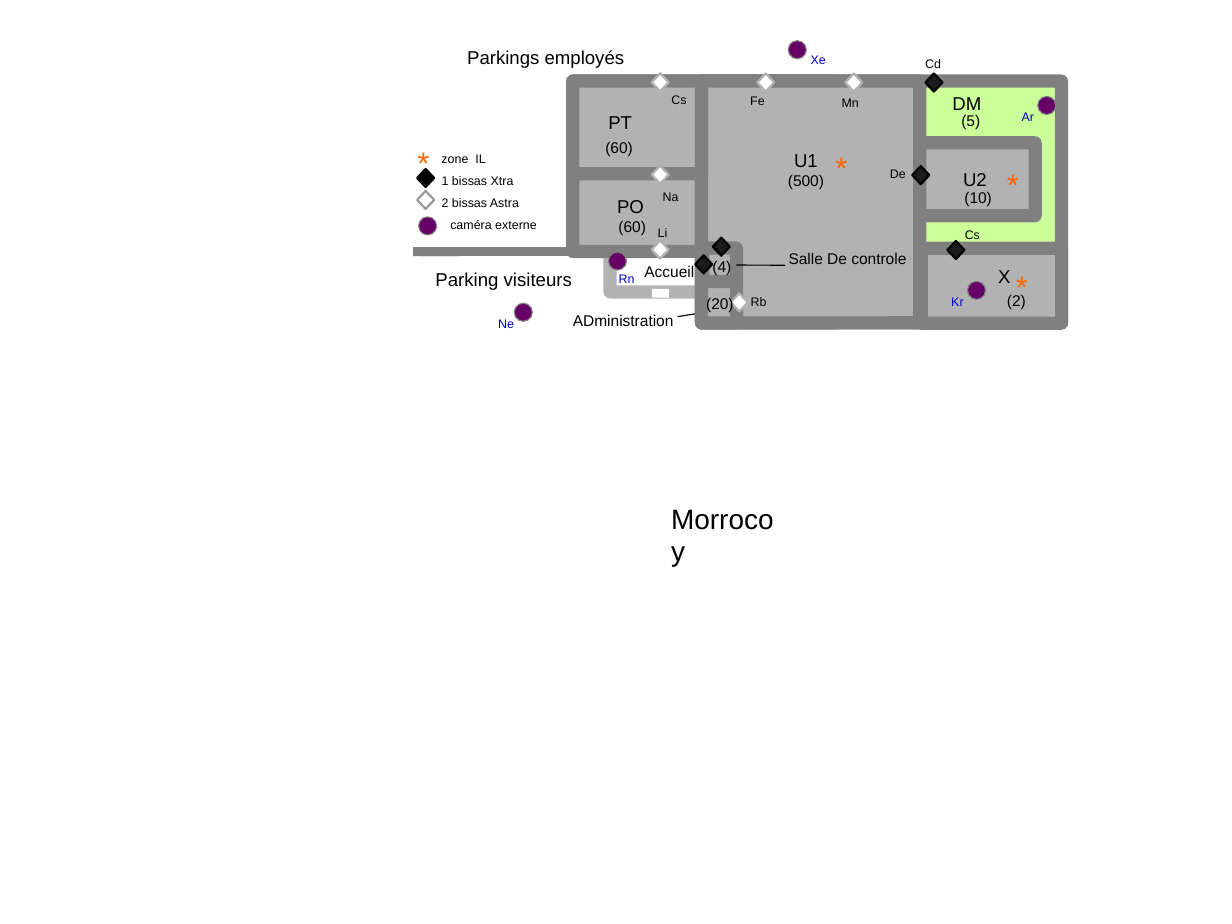
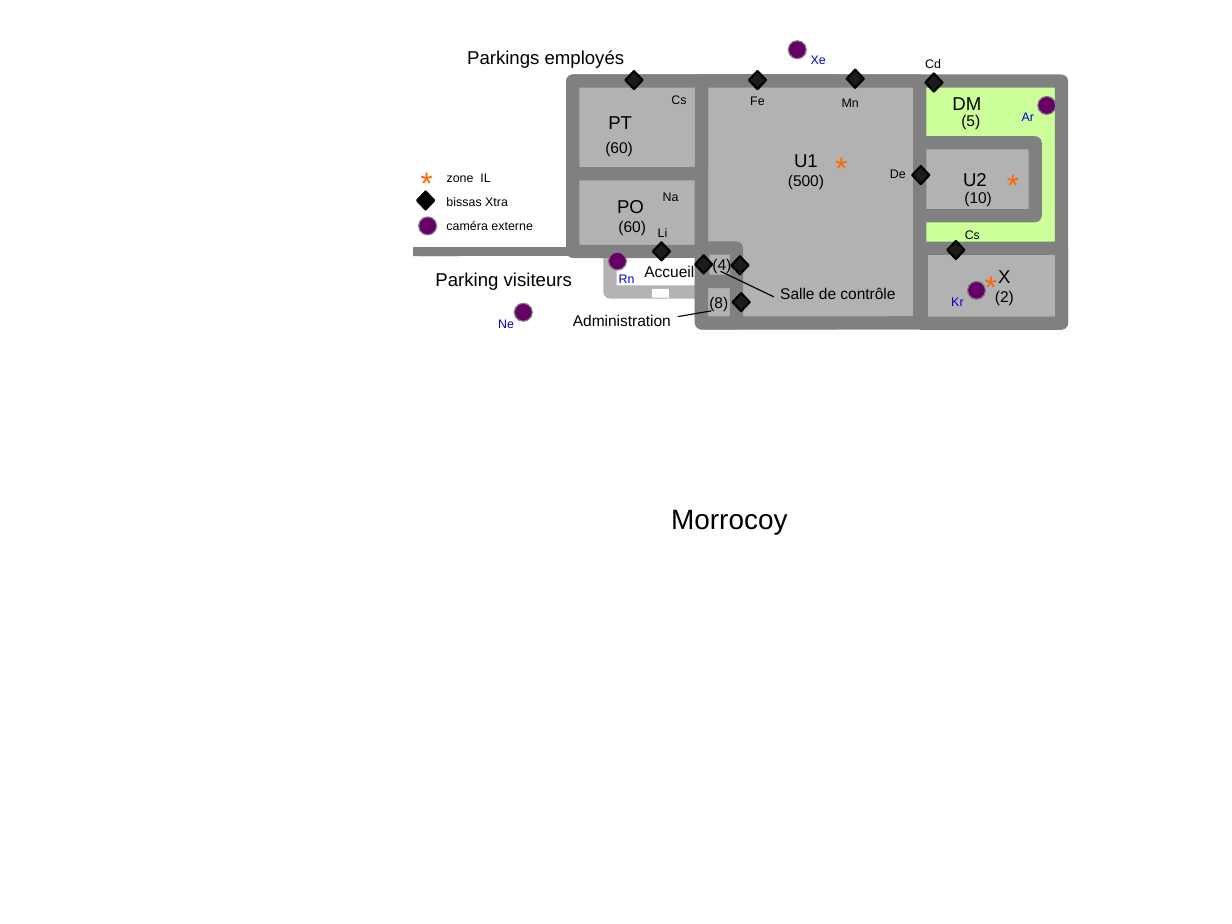
Before and after one commit to ScribesZone/CyberBatiment, a slide deck: slide 2 of docs/res/media/CyberBatiment.pptx. Drawn at 1232x924 pixels with LibreOffice and Linux fonts; fonts in the diff are those of the drawing; background and template pictures are left out. Boxes give left, top, right and bottom in pixels: in the first picture for what was removed or moved away, otherwise in the second. Text is boxed around its words. In the diff, an @@ line names an element or a change of style, - is before the commit and + after.

Commit message:
plan morrocoy

```diff
--- a/docs/res/media/CyberBatiment.pptx
+++ b/docs/res/media/CyberBatiment.pptx
@@ diamond: place and size @@
-diamond at bbox=[652, 74, 669, 92]
+diamond at bbox=[626, 72, 643, 89]
@@ diamond: place and size @@
-diamond at bbox=[713, 238, 730, 256]
+diamond at bbox=[749, 72, 766, 89]
@@ diamond removed at bbox=[758, 74, 775, 92] @@
@@ diamond: place and size @@
-diamond at bbox=[845, 74, 862, 92]
+diamond at bbox=[847, 69, 864, 87]
@@ text "*": place and size @@
-text "*" at bbox=[407, 140, 442, 186]
+text "*" at bbox=[409, 159, 444, 205]
@@ text "zone IL": place and size @@
-text "zone IL" at bbox=[441, 154, 485, 163]
+text "zone IL" at bbox=[447, 173, 490, 182]
@@ diamond: place and size @@
-diamond at bbox=[417, 169, 434, 187]
+diamond at bbox=[417, 191, 434, 209]
@@ diamond removed at bbox=[417, 191, 434, 209] @@
@@ text removed at bbox=[442, 198, 519, 207] @@
-2 bissas Astra
@@ text at bbox=[446, 197, 508, 206]: text changed @@
-1 bissas Xtra
+bissas Xtra
@@ text "caméra externe": place and size @@
-text "caméra externe" at bbox=[450, 220, 536, 229]
+text "caméra externe" at bbox=[446, 221, 532, 230]
@@ fill #FFFFFF to #1C1C1C; outline #B2B2B2 1.42 pt to #000000 1.42 pt in 5 elements at bbox=[733, 293, 750, 311], bbox=[653, 243, 670, 260], bbox=[847, 69, 864, 87], bbox=[626, 72, 643, 89], bbox=[732, 256, 749, 274] @@
@@ diamond: place and size @@
-diamond at bbox=[652, 165, 669, 183]
+diamond at bbox=[732, 256, 749, 274]
@@ text "*" rewrapped from bbox=[1005, 263, 1040, 309] to bbox=[975, 263, 1040, 293] @@
@@ text added at bbox=[709, 296, 728, 311], 10 pt, text #000000 @@
+(8)
@@ line moved from (737, 265) - (786, 265) to (721, 272) - (774, 297) @@
@@ text removed at bbox=[751, 297, 767, 306] @@
-Rb
@@ text at bbox=[780, 287, 895, 299]: text changed @@
-Salle De controle
+Salle de contrôle
@@ text "(2)": place and size @@
-text "(2)" at bbox=[1007, 294, 1026, 309]
+text "(2)" at bbox=[995, 290, 1014, 305]
@@ text at bbox=[573, 314, 671, 326]: text changed @@
-ADministration
+Administration
@@ line moved from (677, 316) - (730, 309) to (677, 316) - (712, 311) @@
@@ text "Morrocoy" rewrapped from bbox=[661, 497, 798, 570] to bbox=[671, 509, 787, 535] @@
```
Also in this commit, not shown: 3 other files.
